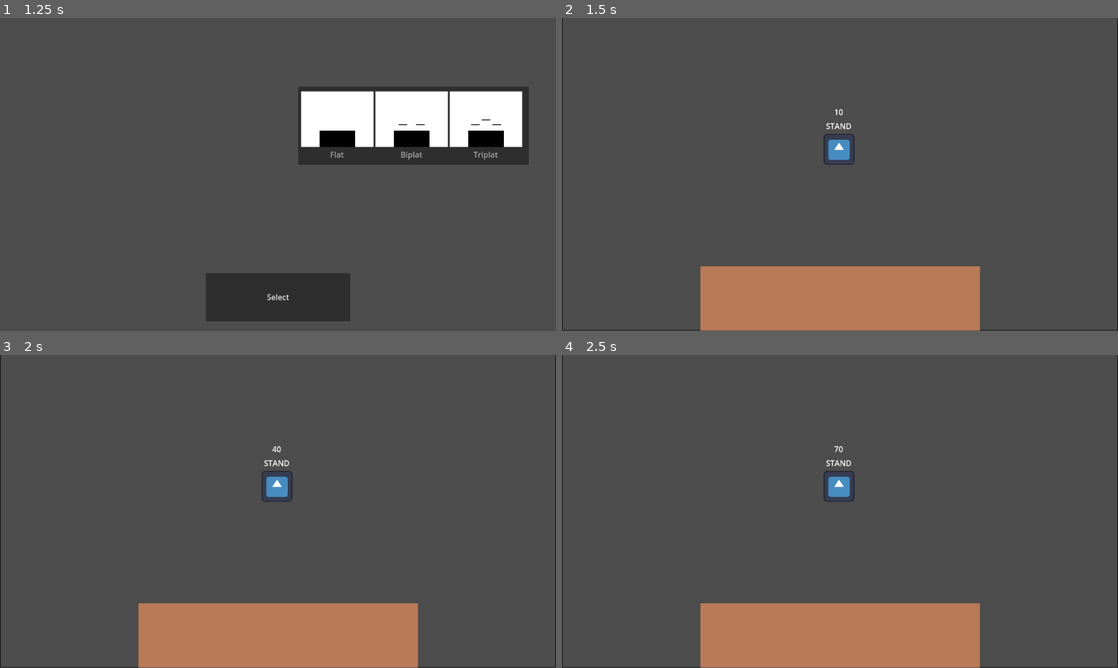
Above: before the commit, frames 1-4 (two rows, left to right).
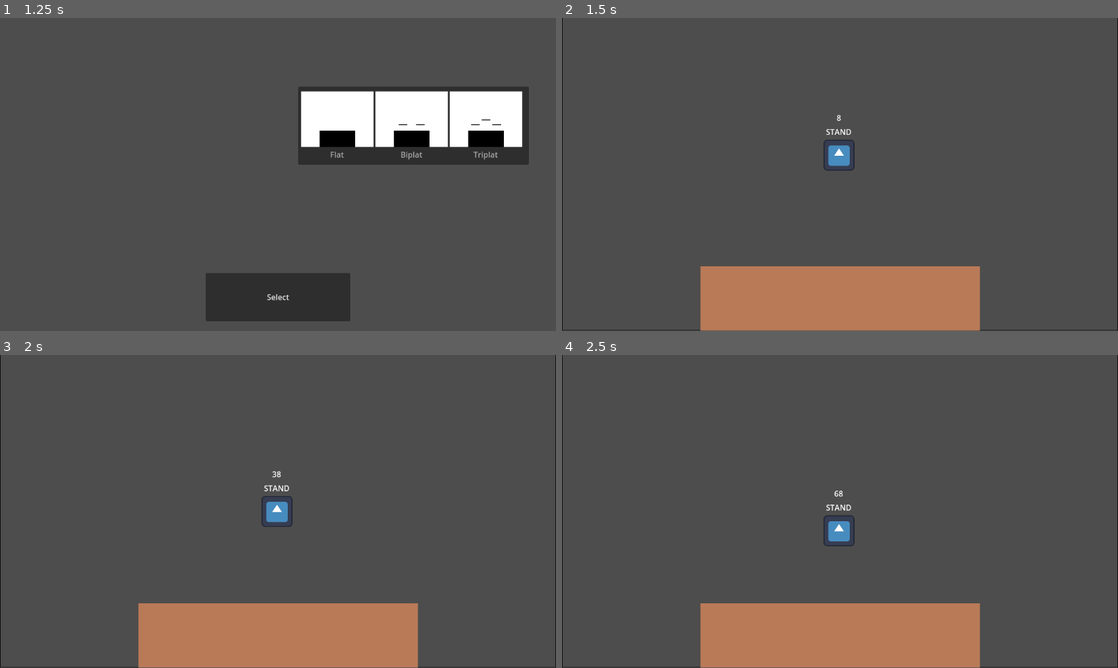
Above: after the commit, the same moments.

Repository: MatheuzH/ProjetoDevJogos
Game: Godot game, scene res://Menus/tela_de_inicio.tscn
Two runs of this game, one before a commit and one after it. Both use one fixed random seed, a clock stepped at 60 frames per second and the inputs below. The engine's default icon, where the game draws it, is replaced by a stand-in: a white triangle on a blue panel in a dark square.
Inputs:
- Up to frame 1 (1.25 s): click "JOGAR" at 0.5 s
- Up to frame 2 (1.5 s): click "Select" at 1.25 s
- Up to frame 3 (2 s): no input
- Up to frame 4 (2.5 s): no input

Frame 1 is identical in both runs. In frame 2, 0.4% of the frame differs, in the area x 47-53%, y 29-49%; in frame 3, 0.7%; in frame 4, 0.8%, in the area x 47-53%, y 29-62%.

Commit message:
fiz o q pude ;-;

Diff:
--- a/Personagens/PersonagemTeste/PersonagemTeste.gd
+++ b/Personagens/PersonagemTeste/PersonagemTeste.gd
@@ -9,7 +9,7 @@
 const WALKSPEED = 200
 const GRAVITY = 80
 const MIN_JUMPFORCE = -500
-const MAX_JUMPFORCE = -800
+const MAX_JUMPFORCE = -1000
 const DOUBLEJUMPFORCE = 1000
 const MAX_AIRSPEED = 300
 const AIR_ACCEL = 25
--- a/Personagens/PersonagemTeste/StateMachinteTeste.gd
+++ b/Personagens/PersonagemTeste/StateMachinteTeste.gd
@@ -12,7 +12,7 @@
 	add_state('CROUCH')
 	add_state('AIR')
 	add_state('LANDING')
-	call_deferred("set_state", states.STAND)
+	call_deferred("set_state", states.AIR)
 
 func state_logic(delta):
 	parent.updateframes(delta)
@@ -20,10 +20,16 @@
 
 func get_transition(delta):
 	parent.move_and_slide()
+
 	parent.states.text = states.find_key(state)
 
-	if (parent.Chao_L.is_colliding() or parent.Chao_R.is_colliding()) and parent.velocity.y > 0:
+	if Landing():
+		parent.Frame()
 		return states.STAND
+
+	if Falling():
+		parent.Frame()
+		return states.AIR
 
 	match state:
 		states.STAND:
@@ -83,6 +89,9 @@
 				if parent.frame >= parent.dash_duration-1:
 					return states.STAND
 
+			if Input.is_action_just_pressed("jump_%s" % id):
+				parent.Frame()
+				return states.JUMP_SQUAT
 		states.MOONWALK:
 			pass
 		states.WALK:
@@ -92,11 +101,11 @@
 				parent.Frame()
 				return states.STAND
 
-			if parent.velocity.x > 0 and state == states.STAND:
+			if parent.velocity.x > 0 and state == states.CROUCH:
 				parent.velocity.x += -parent.TRACTION*1.2
 				parent.velocity.x = clamp(parent.velocity.x,0,parent.velocity.x)
 
-			elif parent.velocity.x < 0 and state == states.STAND:
+			elif parent.velocity.x < 0 and state == states.CROUCH:
 				parent.velocity.x += parent.TRACTION*1.2
 				parent.velocity.x = clamp(parent.velocity.x,parent.velocity.x,0)
 
@@ -109,16 +118,17 @@
 			air_movement()
 
 		states.LANDING:
-			landing()
+			pass
 
 func air_movement():
 	#gravidade
 	if parent.velocity.y < parent.MAX_FALLSPEED:
-		parent.velocity.y = clamp(parent.velocity.y, parent.velocity.y + parent.GRAVITY, parent.MAX_FALLSPEED)
+		parent.velocity.y += parent.GRAVITY
+		parent.velocity.y = clamp(parent.velocity.y, parent.velocity.y, parent.MAX_FALLSPEED)
 
 
 
-	if Input.is_action_pressed("down_%s" % 1):
+	if Input.is_action_just_pressed("down_%s" % 1):
 				parent.in_fastfall = true
 
 	if not Input.is_action_pressed("down_%s" % 1):
@@ -127,8 +137,14 @@
 	if parent.in_fastfall:
 		parent.velocity.y = parent.FASTFALL_SPEED
 		parent.set_collision_mask_value(2,false)
+		parent.Chao_L.set_collision_mask_value(2,false)
+		parent.Chao_R.set_collision_mask_value(2,false)
+
 	else:
 		parent.set_collision_mask_value(2,true)
+		parent.Chao_L.set_collision_mask_value(2,true)
+		parent.Chao_R.set_collision_mask_value(2,true)
+
 
 	#movimento horizontal
 	if Input.is_action_pressed("left_%s" % 1) and parent.velocity.x > -parent.MAX_AIRSPEED:
@@ -144,5 +160,18 @@
 
 
 
-func landing():
-	return states.STAND
+func Landing():
+	if state_includes([states.AIR]):
+		if parent.Chao_L.is_colliding() and parent.velocity.y >= 0:
+			var collider = parent.Chao_L.get_collider()
+			return true
+		elif parent.Chao_R.is_colliding() and parent.velocity.y >= 0:
+			var collider = parent.Chao_R.get_collider()
+			return true
+
+func Falling():
+	if state_includes([states.STAND]):
+		if not parent.Chao_L.is_colliding() and not parent.Chao_R.is_colliding():
+			return true
+		else:
+			return false
--- a/Personagens/PersonagemTeste/personagem_teste.tscn
+++ b/Personagens/PersonagemTeste/personagem_teste.tscn
@@ -26,13 +26,13 @@
 [node name="Raycasts" type="Node2D" parent="CharacterBody2D"]
 
 [node name="Chao_L" type="RayCast2D" parent="CharacterBody2D/Raycasts"]
-position = Vector2(-32, 24)
-target_position = Vector2(0, 11)
+position = Vector2(-32, 28)
+target_position = Vector2(0, 5)
 collision_mask = 7
 
 [node name="Chao_R" type="RayCast2D" parent="CharacterBody2D/Raycasts"]
-position = Vector2(32, 24)
-target_position = Vector2(0, 11)
+position = Vector2(32, 28)
+target_position = Vector2(0, 5)
 collision_mask = 7
 
 [node name="Wall_Cling_F" type="RayCast2D" parent="CharacterBody2D/Raycasts"]
